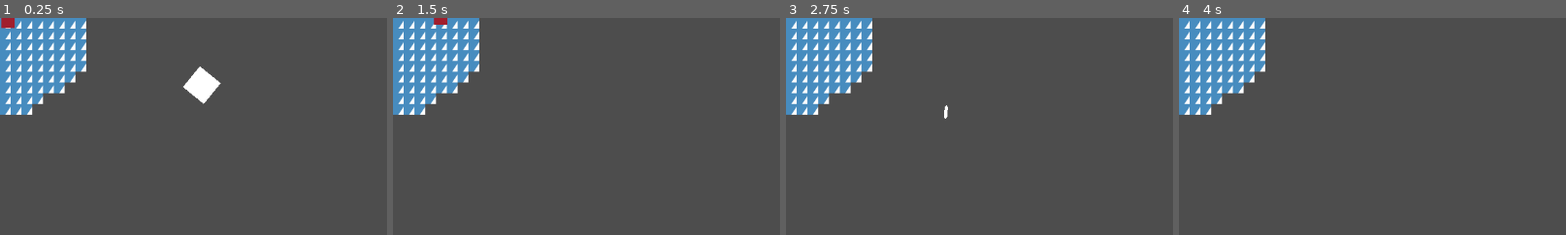
Above: before the commit, frames 1-4 (left to right).
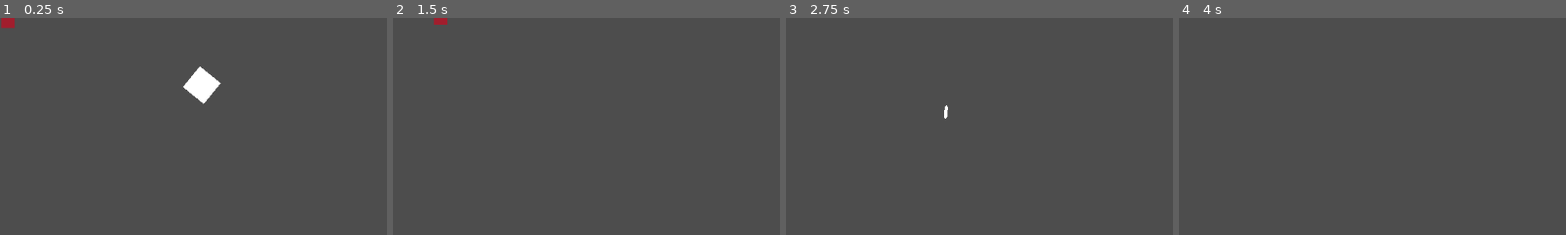
Above: after the commit, the same moments.

Repository: mpatel500/gamejam
Game: Godot game, scene res://world.tscn
Two runs of this game, one before a commit and one after it. Both use one fixed random seed, a clock stepped at 60 frames per second and the inputs below. The engine's default icon, where the game draws it, is replaced by a stand-in: a white triangle on a blue panel in a dark square.
Inputs (mouse positions are % of the whole screen's width and height, from its top left):
- Up to frame 1 (0.25 s): no input
- Up to frame 2 (1.5 s): move the mouse to (45, 70) at 0.52 s; hold Up (up) from 0.53 s (still down); click (45, 70) at 0.6 s; move the mouse to (80, 65) at 1.27 s; click (80, 65) at 1.35 s
- Up to frame 3 (2.75 s): move the mouse to (20, 35) at 2.02 s; release Up (up) at 2.03 s; hold Left (left) from 2.03 s (still down); click (20, 35) at 2.1 s
- Up to frame 4 (4 s): tap Enter at 2.75 s; move the mouse to (55, 50) at 2.77 s; click (55, 50) at 2.85 s; tap Space at 3.5 s; move the mouse to (35, 25) at 3.52 s; release Left (left) at 3.53 s; hold Down (down) from 3.53 s (still down); click (35, 25) at 3.6 s
The pictures show only the part of the screen within x 0-50%, y 0-50%; the shares and areas given below are measured in that part.

The runs differ from the first frame. In frame 1, 8.2% of the frame differs, in the area x 0-23%, y 0-45%; in frame 2, 8.2%; in frame 3, 8.3%; in frame 4, 8.3%.

Commit message:
Move collision detection to enemies

Diff:
--- a/Bad guy.gd
+++ b/Bad guy.gd
@@ -1,5 +1,6 @@
 extends CharacterBody2D
 var SPEED = 50
+var STOMPABLE = false
 
 func _physics_process(delta):
 	var player_character = get_parent().get_node("Player")
@@ -8,9 +9,7 @@
 	velocity = normalised_direction * SPEED
 	move_and_slide()
 
-
-func _on_bullet_area_entered(area):
-	print_debug("ouchies")
-
-func _on_bullet_body_entered(body):
-	print_debug("double ouchies")
+func _on_bad_guy_area_2d_area_entered(area):
+	if area.is_in_group("bullet"):
+		scale = Vector2(0.25, 0.25)
+		area.queue_free()
--- a/Bullet.gd
+++ b/Bullet.gd
@@ -4,11 +4,3 @@
 
 func _physics_process(delta):
 	position += transform.x * SPEED * delta
-
-func _on_body_entered(body):
-	if body.is_in_group("mobs"):
-		print(body)
-		print(body.scale)
-		body.scale = Vector2(1, 1)
-	if not body.is_in_group("player"):
-		queue_free()
--- a/bullet.tscn
+++ b/bullet.tscn
@@ -10,7 +10,7 @@
 radius = 4.0
 height = 20.0
 
-[node name="Bullet" type="Area2D"]
+[node name="Bullet" type="Area2D" groups=["bullet"]]
 script = ExtResource("1_8wavi")
 metadata/_edit_group_ = true
 
@@ -24,6 +24,3 @@
 rotation = 1.5708
 shape = SubResource("CapsuleShape2D_7ky16")
 one_way_collision_margin = 0.0
-
-[connection signal="area_entered" from="." to="." method="_on_area_entered"]
-[connection signal="body_entered" from="." to="." method="_on_body_entered"]
--- a/world.tscn
+++ b/world.tscn
@@ -81,6 +81,7 @@
 [node name="Player" parent="." instance=ExtResource("1_42od1")]
 
 [node name="TileMap" type="TileMap" parent="."]
+visible = false
 tile_set = SubResource("TileSet_lcr0t")
 format = 2
 layer_0/z_index = -1
@@ -114,3 +115,5 @@
 [node name="CollisionShape2D" type="CollisionShape2D" parent="Bad guy/BadGuyArea2D"]
 scale = Vector2(2, 2)
 shape = SubResource("RectangleShape2D_j8cni")
+
+[connection signal="area_entered" from="Bad guy/BadGuyArea2D" to="Bad guy" method="_on_bad_guy_area_2d_area_entered"]
